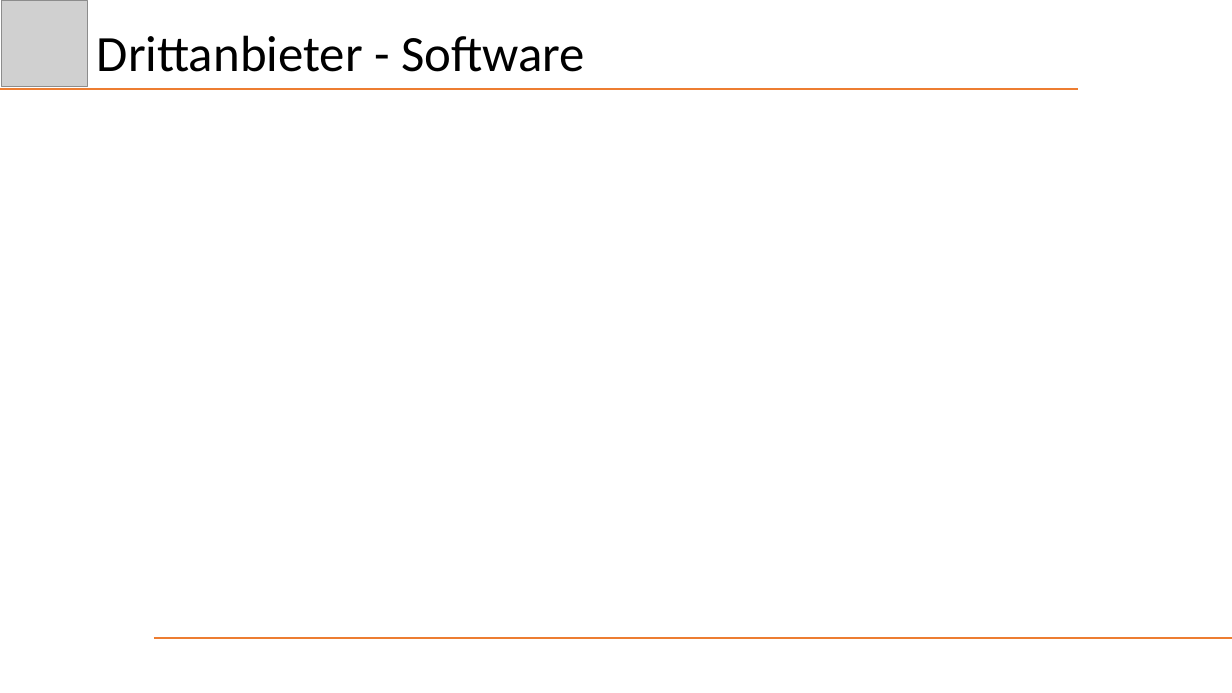
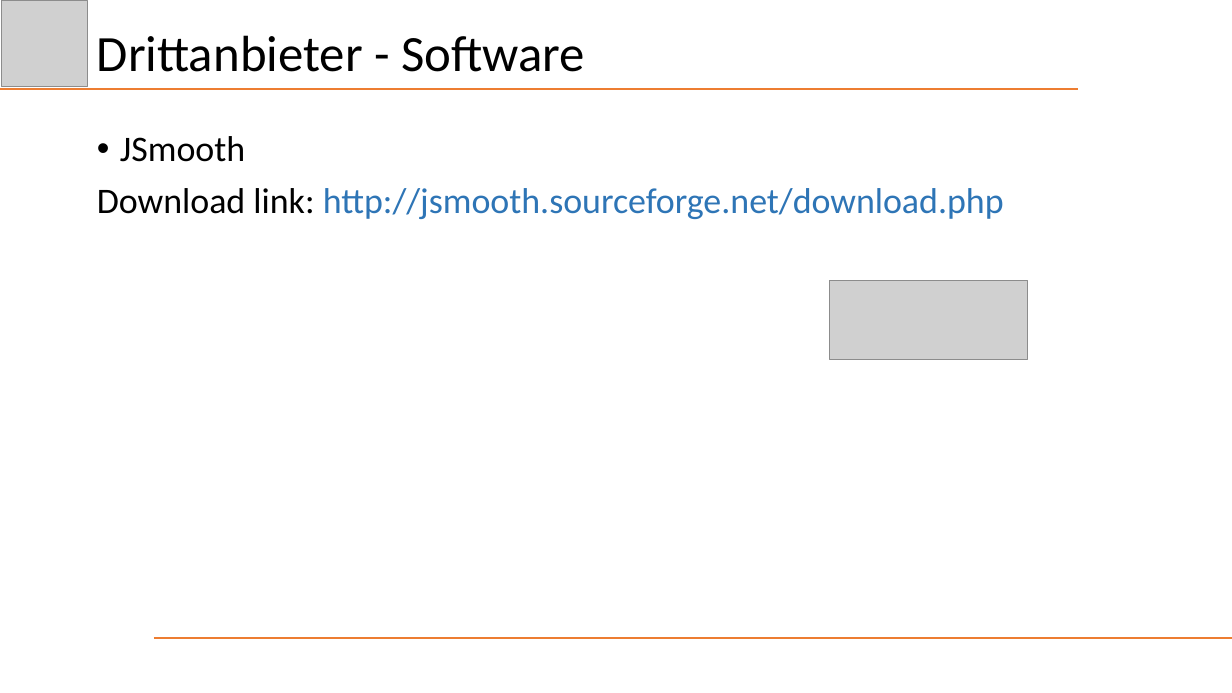
Before and after one commit to Schnitzel128/sejava, a slide deck: slide 17 of Präsentation/DezHex.pptx (slide 8 before the commit). Drawn at 1232x693 pixels with LibreOffice and Linux fonts; fonts in the diff are those of the drawing; grey boxes stand for pictures. Boxes give left, top, right and bottom in pixels: in the first picture for what was removed or moved away, otherwise in the second. Text is boxed around its words. In the diff, an @@ line names an element or a change of style, - is before the commit and + after.

```diff
--- a/Präsentation/DezHex.pptx
+++ b/Präsentation/DezHex.pptx
@@ text added at bbox=[97, 136, 1004, 219], 28 pt, text #2E75B6 @@
+• JSmooth
+Download link: http://jsmooth.sourceforge.net/download.php
@@ picture added at bbox=[830, 280, 1029, 359] @@
```
Also in this commit, not shown: 3 other slides changed, 17 slides added, 1 slide removed, 3 other files.
